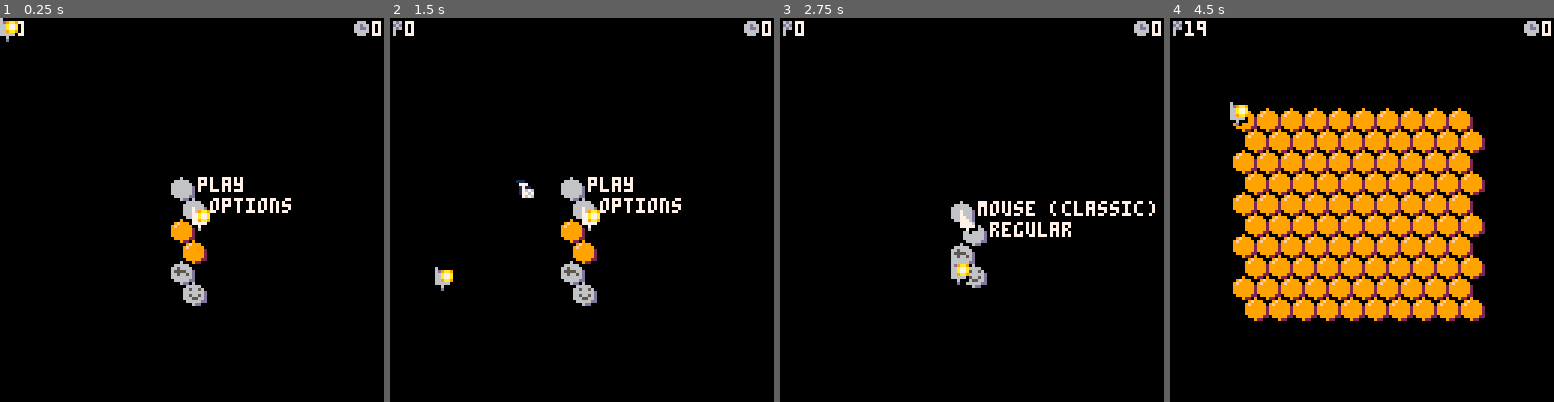
Above: before the commit, frames 1-4 (left to right).
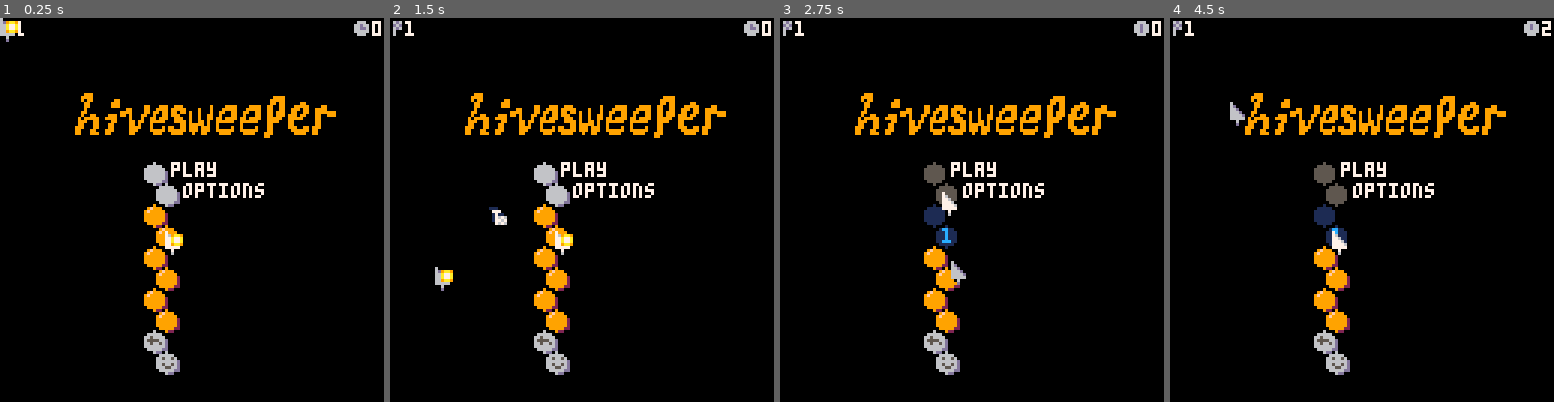
Above: after the commit, the same moments.

Repository: seaspaces27/hivesweeper-p8
Game: PICO-8 cartridge hivesweeper.p8
Same seed, same stepped clock (60 frames per second), same inputs: the game is played once before the commit and once after it.
Inputs (mouse positions are in pixels of both pictures, inside the frame that each line leads up to):
- Up to frame 1 (0.25 s): no input
- Up to frame 2 (1.5 s): tap X (X key) at 0.33, 1.07 s; click (670, 121) at 0.67 s; tap O (Z key) at 0.7 s; click (436, 267) at 1.22 s
- Up to frame 3 (2.75 s): hold Right 1.6-2.1 s; tap O (Z key) at 1.7, 2.1, 2.5 s; click (887, 114) at 1.77 s; tap X (X key) at 1.85 s; hold Up 2.15-2.42 s; click (952, 259) at 2.32 s; hold Right from 2.47 s (still down)
- Up to frame 4 (4.5 s): click (1404, 106) at 2.87 s; tap O (Z key) every 0.4 s from 2.9 to 4.1 s; tap X (X key) at 2.97, 4.08 s; release Right at 3.03 s; hold Left 3.08-3.58 s; click (1465, 256) at 3.42 s; hold Down 3.63-3.97 s; click (1231, 102) at 3.97 s; hold Right from 4.02 s (still down)

The runs differ from the first frame. In frame 1, 8.2% of the frame differs, in the area x 4-88%, y 0-93%; in frame 2, 8.5%; in frame 3, 8.3%; in frame 4, 29%, in the area x 7-100%, y 0-93%.

Commit message:
re-positioned menu cells, added title screen

Diff:
--- a/hivesweeper.p8
+++ b/hivesweeper.p8
@@ -31,7 +31,8 @@
   if s.screen==1 then
    s.tiles={"mouse (classic)","regular"}
   end
-  new_hive(1,#menu.tiles+rnd(4))
+  new_hive(1,#menu.tiles+4+rnd(4),nil,
+  48,48)
   for i=1,#menu.tiles do
 	  hives_screen_pos[i].act=i
 	 end
@@ -70,6 +71,7 @@
    print(s.tiles[i],
    cell[1]+ox,cell[2],7)
   end
+  sspr(8,32,8*12,8*2,24,24)
  end
 end
 
@@ -321,7 +323,7 @@
 	add(hives_screen_pos,
 	{x_os+(x*8),y_os+(y*7)})
 end
-function new_hive(wi,hi,bees)
+function new_hive(wi,hi,bees,x,y)
  mines={} sz=wi hi=hi or wi
 	beehive="" hive_size=sz
 	hive_wi=wi or 8
@@ -332,8 +334,8 @@
 	reveal_que={} --cells to be shown
 	--generate hive position on screen
 	hives_screen_pos={}
-	x_os=64-(hive_wi*4)-3
-	y_os=64-(hive_hi*4)+6
+	x_os=x or 64-(hive_wi*4)-3
+	y_os=y or 64-(hive_hi*4)+6
 	for i=0,hexs-1 do
   --hex_pos(i,x_os,y_os)
  end
@@ -667,7 +669,8 @@
     local m_adj=neighbours(s.id)
 	   for i=1,#m_adj do
 	    local n_id=m_adj[i]
-	    if revealed[n_id]==false and (flagfield[n_id]==nil or flagfield[n_id]==0) then
+	    --not_unique=hives_screen_pos[id].act
+	    if revealed[n_id]==false and (flagfield[n_id]==nil or flagfield[n_id]==0)then
 	     --put new mark for cell
 	     --on que, inherit stats
 	     local new_mark=mark_hex(n_id,s.full_t)
Not shown, changed: 30 lines of the sprite sheet (__gfx__) section of hivesweeper.p8
